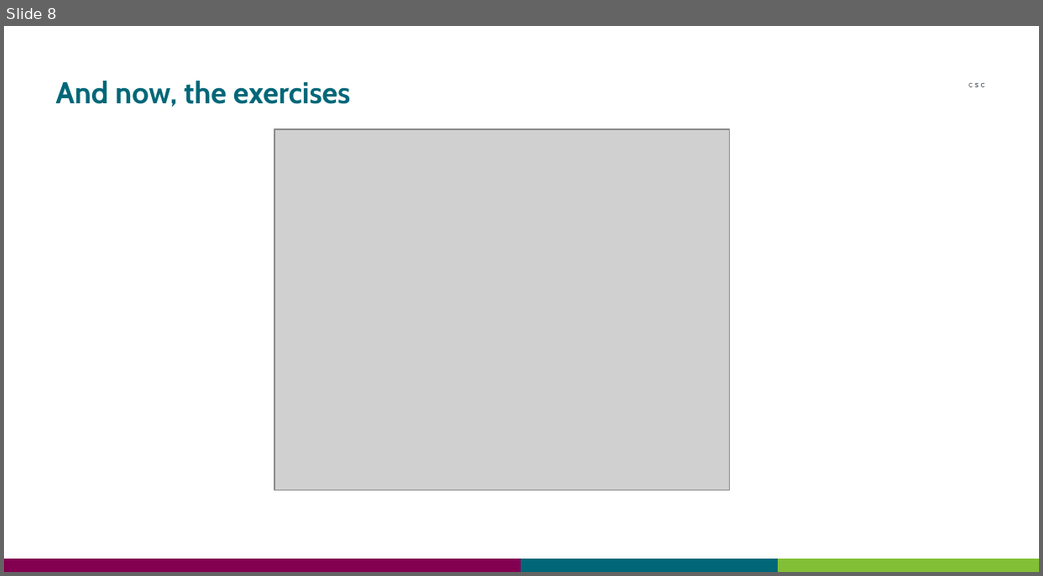
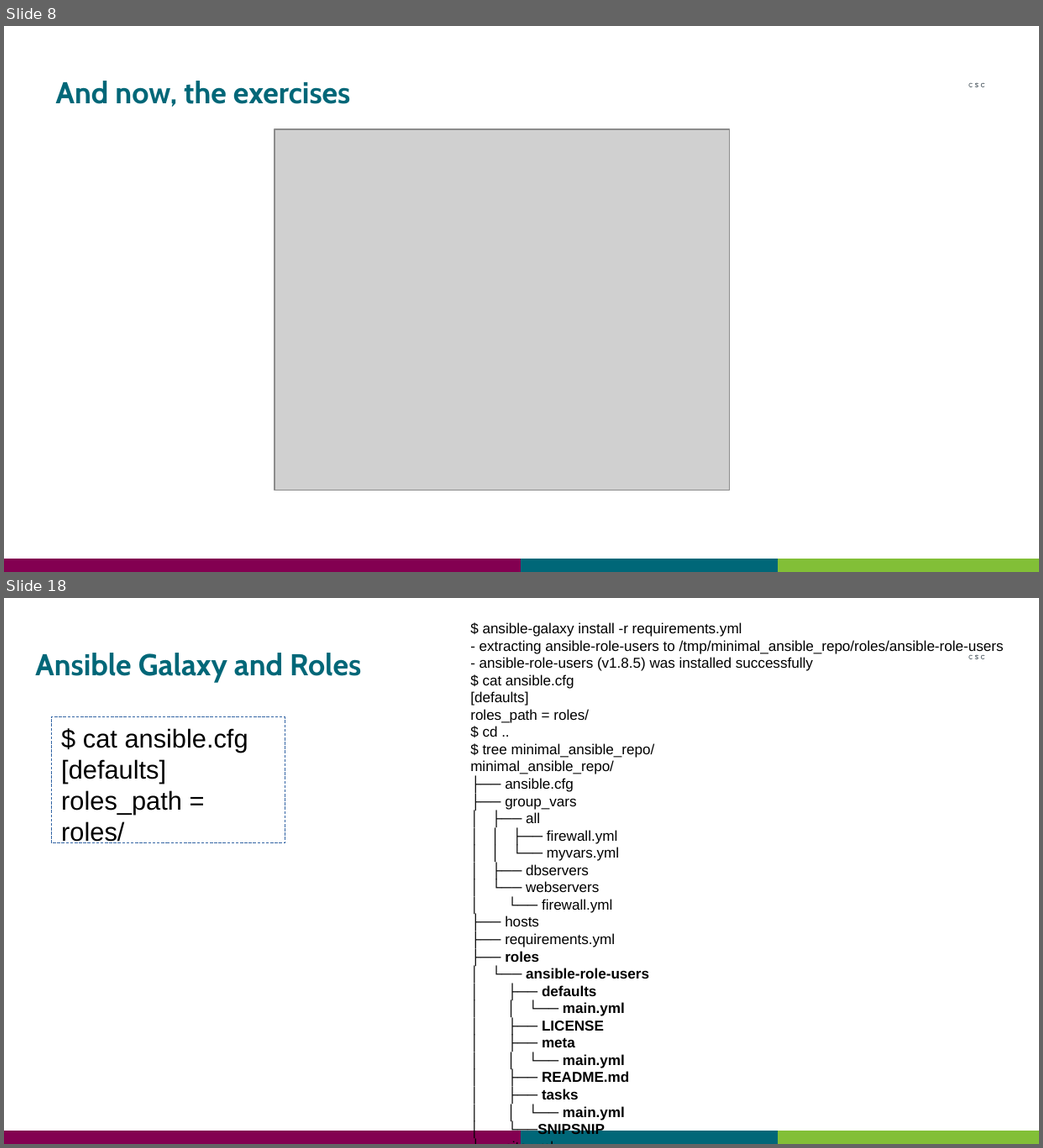
Before and after one commit to CSCfi/ansible-workshops, a slide deck: intro-workshop/Ansible_Intro_Workshop.odp. Shown one above the other, each under a label of ours: slide 8 before the commit, slides 8 and 18 after it; the slides between them are not shown. The pictures are 1043x576 and 1043x1148 pixels, drawn with LibreOffice and Linux fonts; fonts in the diff are those of the drawing; grey boxes stand for pictures. Boxes give left, top, right and bottom in pixels: in the first picture for what was removed or moved away, otherwise in the second. Text is boxed around its words. In the diff, an @@ line names an element or a change of style, - is before the commit and + after.

Commit message:
galaxy, inventory, ansible.cfg, lab environment

```diff
--- a/intro-workshop/Ansible_Intro_Workshop.odp
+++ b/intro-workshop/Ansible_Intro_Workshop.odp
@@ slide 18 added at (4, 598, 1039, 1144), background #FFFFFF; not listed: 4 template elements that a slide beside it also shows @@
@@ text added at (470, 622, 1004, 1137), 10 pt, text #000000 @@
+$ ansible-galaxy install -r requirements.yml
+- extracting ansible-role-users to /tmp/minimal_ansible_repo/roles/ansible-role-users
+- ansible-role-users (v1.8.5) was installed successfully
+$ cat ansible.cfg
+[defaults]
+roles_path = roles/
+$ cd ..
+$ tree minimal_ansible_repo/
+minimal_ansible_repo/
+├── ansible.cfg
+├── group_vars
+│ ├── all
+│ │ ├── firewall.yml
+│ │ └── myvars.yml
+│ ├── dbservers
+│ └── webservers
+│ └── firewall.yml
+├── hosts
+├── requirements.yml
+├── roles
+│ └── ansible-role-users
+│ ├── defaults
+│ │ └── main.yml
+│ ├── LICENSE
+│ ├── meta
+│ │ └── main.yml
+│ ├── README.md
+│ ├── tasks
+│ │ └── main.yml
+│ └──SNIPSNIP
+└── site.yml
+15 directories, 20 files
@@ title added at (35, 653, 361, 682), 21 pt, text #006778, bold @@
+Ansible Galaxy and Roles
@@ rectangle added at (52, 717, 285, 843), outline #3465A4 0 pt, 18 pt, text #000000 @@
+$ cat ansible.cfg
+[defaults]
+roles_path = roles/
```
Also in this commit, not shown: 1 slide changed, 9 other slides added.
